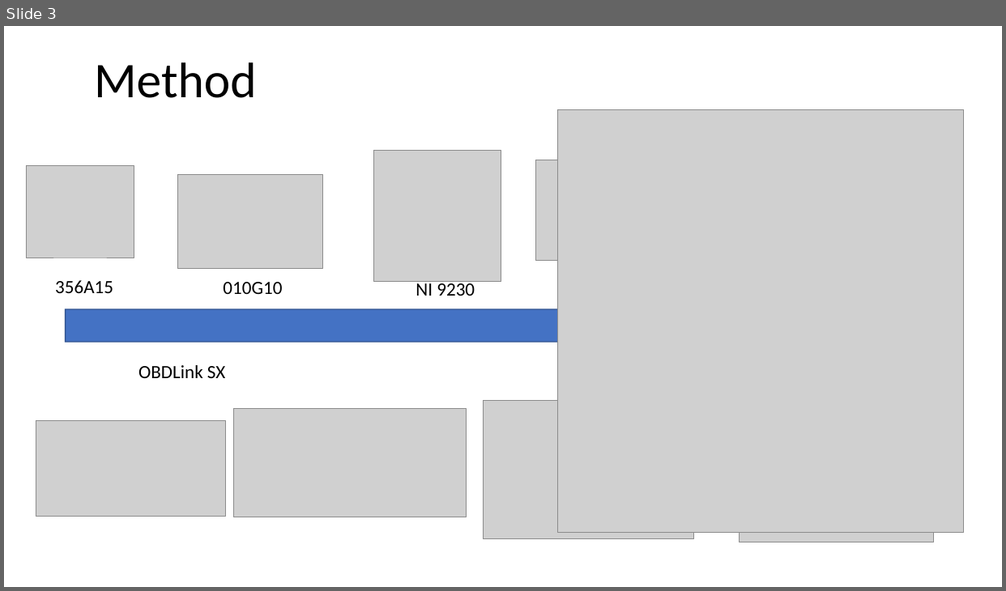
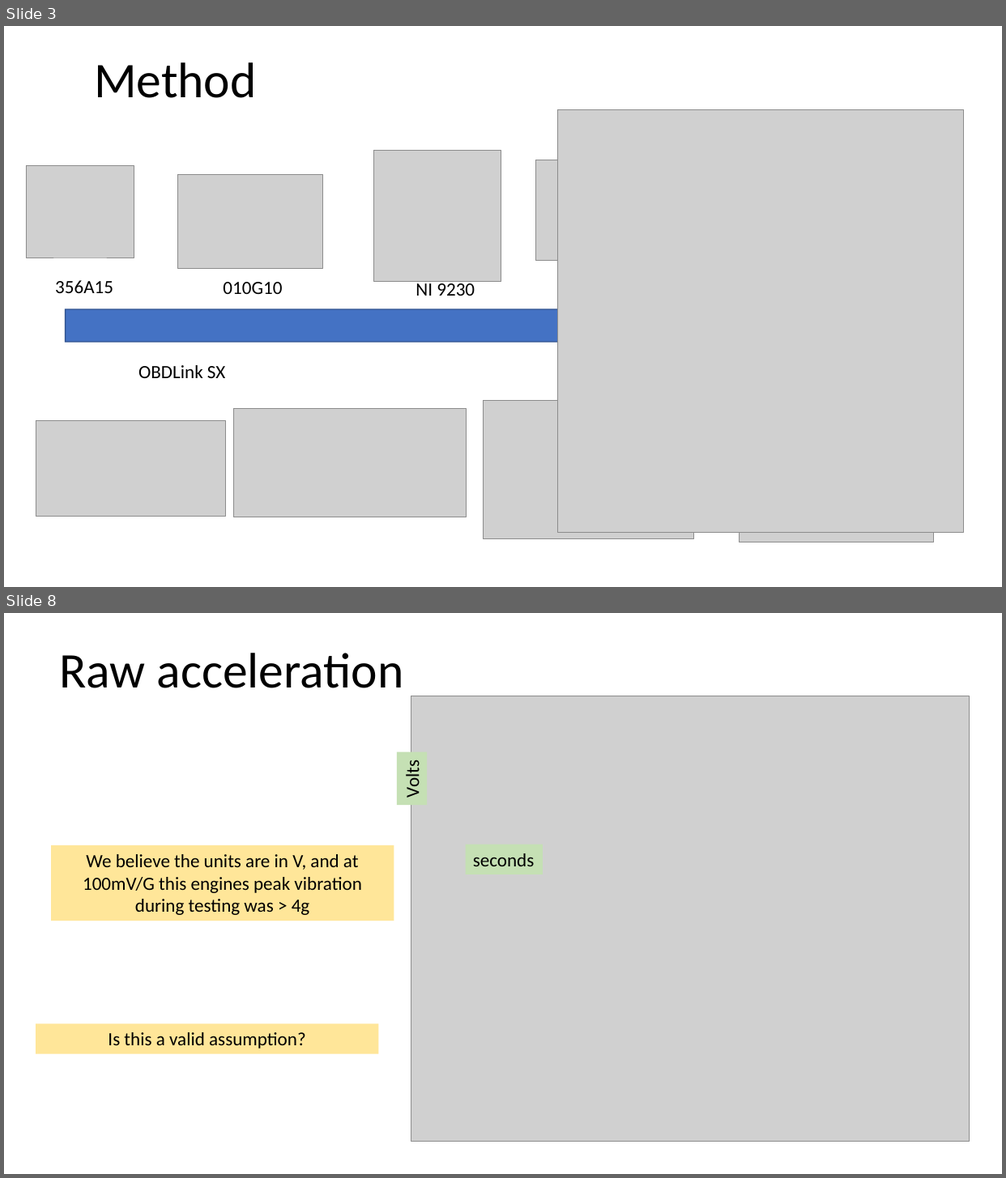
Before and after one commit to darrahts/engineAnalysis, a slide deck: engineSetupPrelim.pptx. Shown one above the other, each under a label of ours: slide 3 before the commit, slides 3 and 8 after it; the slides between them are not shown. The pictures are 1006x591 and 1006x1178 pixels, drawn with LibreOffice and Linux fonts; fonts in the diff are those of the drawing; grey boxes stand for pictures. Boxes give left, top, right and bottom in pixels: in the first picture for what was removed or moved away, otherwise in the second. Text is boxed around its words. In the diff, an @@ line names an element or a change of style, - is before the commit and + after.

```diff
--- a/engineSetupPrelim.pptx
+++ b/engineSetupPrelim.pptx
@@ slide 8 added at box(4, 613, 1002, 1174), background #FFFFFF @@
@@ text added at box(59, 653, 404, 688), 48 pt, text #000000 @@
+Raw acceleration
@@ picture added at box(411, 696, 969, 1141) @@
@@ rectangle added at box(398, 752, 428, 805), fill #C5E0B4, 18 pt, text #000000 @@
+Volts
@@ rectangle added at box(51, 845, 394, 921), fill #FFE699, 18 pt, text #000000 @@
+We believe the units are in V, and at 100mV/G this engines peak vibration during testing was > 4g
@@ rectangle added at box(466, 845, 543, 875), fill #C5E0B4, 18 pt, text #000000 @@
+seconds
@@ rectangle added at box(36, 1024, 378, 1054), fill #FFE699, 18 pt, text #000000 @@
+Is this a valid assumption?
```
Also in this commit, not shown: 1 slide changed, 8 other slides added, 8 slides removed.
